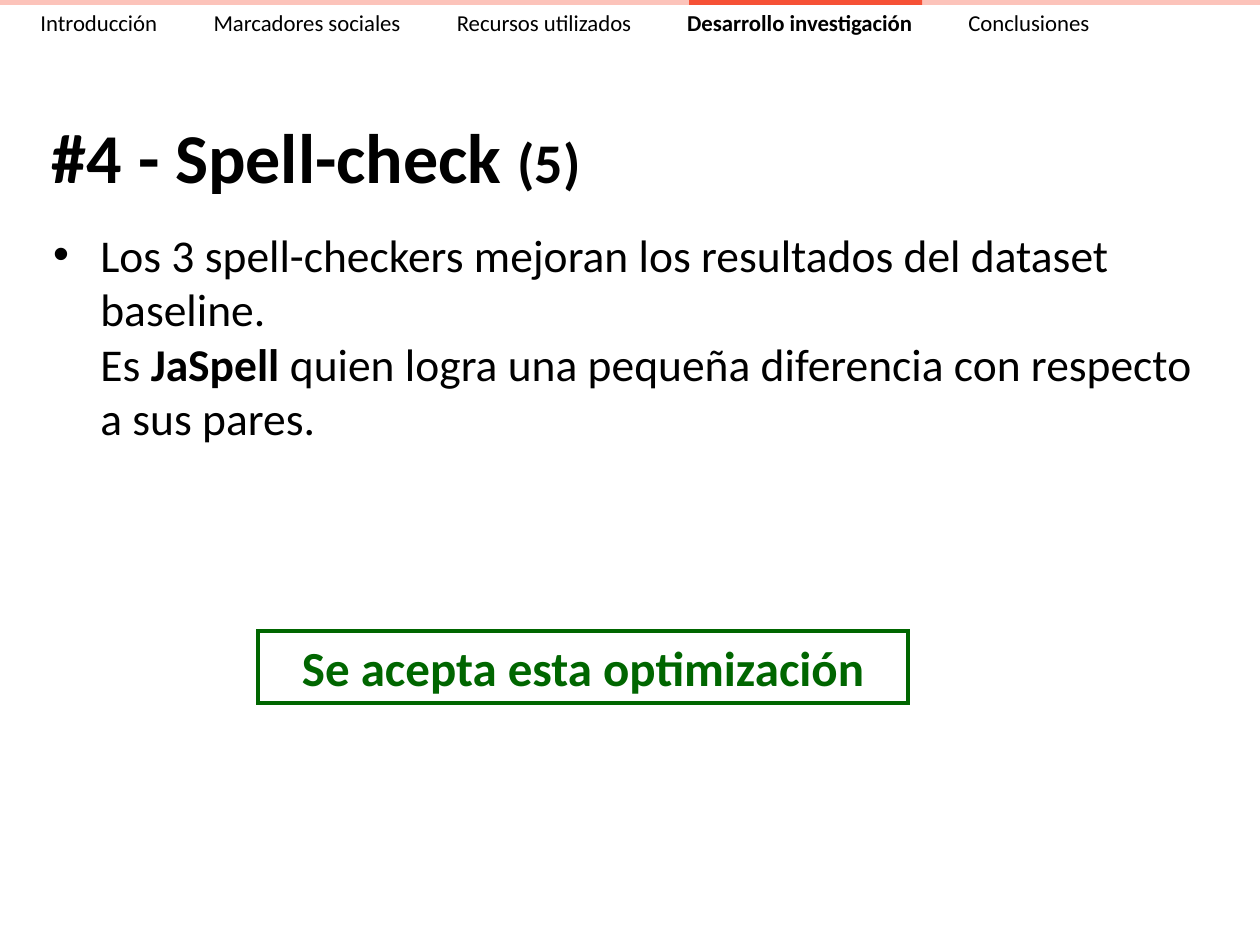
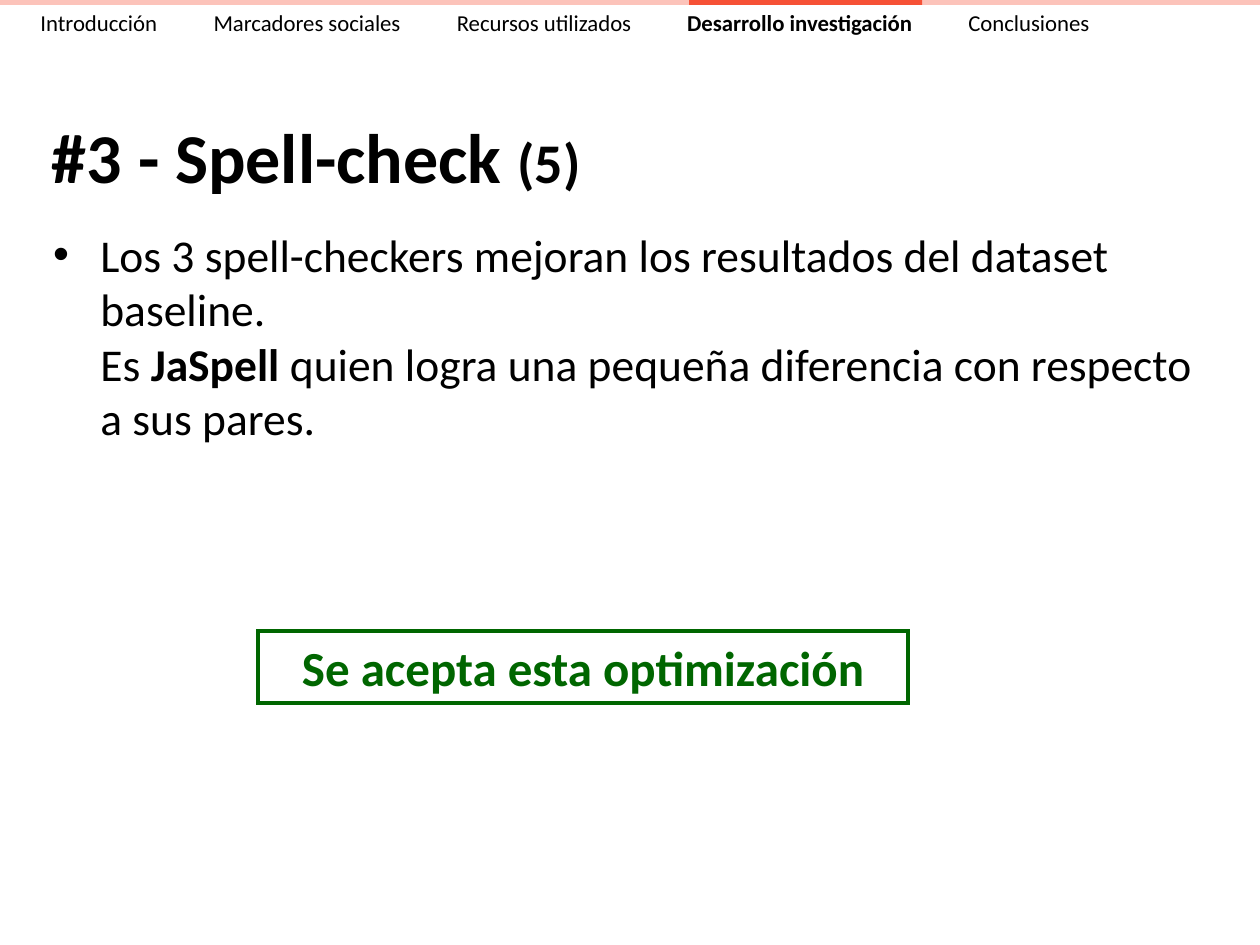
Before and after one commit to ak907kenai/nicotournetesis, a slide deck: slide 41 of docs_trunk/Presentación/Nicolás Tourné - Presentación Tesis (v2.3).ppt (slide 44 before the commit). Drawn at 1260x945 pixels with LibreOffice and Linux fonts; fonts in the diff are those of the drawing. Boxes give left, top, right and bottom in pixels: in the first picture for what was removed or moved away, otherwise in the second. Text is boxed around its words. In the diff, an @@ line names an element or a change of style, - is before the commit and + after.

```diff
--- a/docs_trunk/Presentación/Nicolás Tourné - Presentación Tesis (v2.3).ppt
+++ b/docs_trunk/Presentación/Nicolás Tourné - Presentación Tesis (v2.3).ppt
@@ title at <box>52,134,580,194</box>: text changed @@
-#4 - Spell-check (5)
+#3 - Spell-check (5)
```
Also in this commit, not shown: 10 other slides changed, 3 slides removed, 2 other files.
